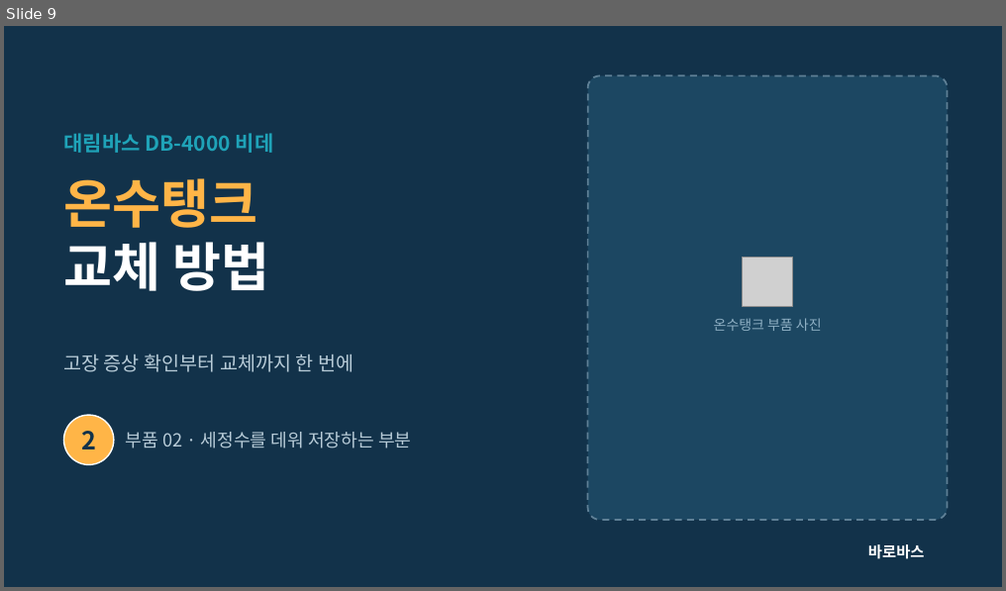
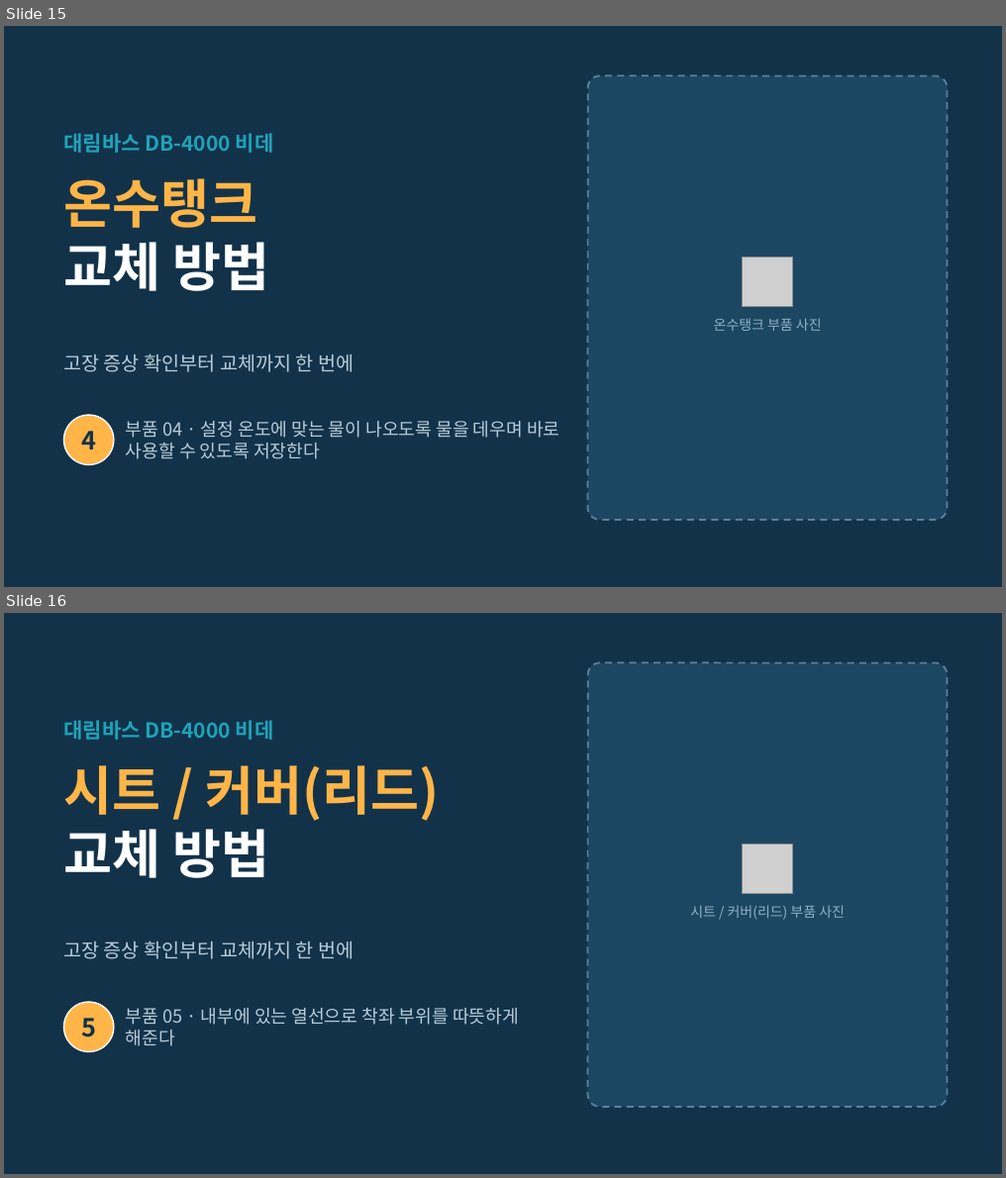
Before and after one commit to curireport/claude-blog-project, a slide deck: 바로바스/output/DB-4000_부품안내카드.pptx. Shown one above the other, each under a label of ours: slide 9 before the commit, slides 15 and 16 after it. The pictures are 1006x591 and 1006x1178 pixels, drawn with LibreOffice and Linux fonts; fonts in the diff are those of the drawing; grey boxes stand for pictures; background and template pictures are left out. Boxes give left, top, right and bottom in pixels: in the first picture for what was removed or moved away, otherwise in the second. Text is boxed around its words. In the diff, an @@ line names an element or a change of style, - is before the commit and + after.

```diff
--- a/바로바스/output/DB-4000_부품안내카드.pptx
+++ b/바로바스/output/DB-4000_부품안내카드.pptx
@@ slide 16 added at (4,613,1002,1174), background #12324A @@
@@ rounded rectangle added at (588,663,947,1107), fill #1C4762, outline #5F8096 1.25 pt dashed @@
@@ text added at (63,720,274,740), 15 pt, text #1FA3B8, bold @@
+대림바스 DB-4000 비데
@@ text added at (63,765,439,878), 38 pt, text #FFB547, bold @@
+시트 / 커버(리드)
+교체 방법
@@ picture added at (743,844,792,893) @@
@@ text added at (690,905,845,920), 10 pt, text #8FB0C4 @@
+시트 / 커버(리드) 부품 사진
@@ text added at (63,941,353,959), 14 pt, text #B8CCD8 @@
+고장 증상 확인부터 교체까지 한 번에
@@ ellipse added at (63,1002,114,1053), fill #FFB547, outline #FFFFFF 1 pt @@
@@ text added at (81,1018,96,1038), 18 pt, text #12324A, bold @@
+5
@@ text added at (126,1008,519,1047), 13 pt, text #B8CCD8 @@
+부품 05 · 내부에 있는 열선으로 착좌 부위를 따뜻하게 해준다
@@ what was slide 9 is now slide 15 @@
@@ slide 15 changed as well @@
@@ text at (81,431,96,450): text changed @@
-2
+4
@@ text at (126,421,559,460): text changed @@
-부품 02 · 세정수를 데워 저장하는 부분
+부품 04 · 설정 온도에 맞는 물이 나오도록 물을 데우며 바로 사용할 수 있도록 저장한다
@@ text removed at (868,545,925,560) @@
-바로바스
```
Also in this commit, not shown: 4 other slides changed, 14 other slides added, 6 slides removed, 4 other files.
